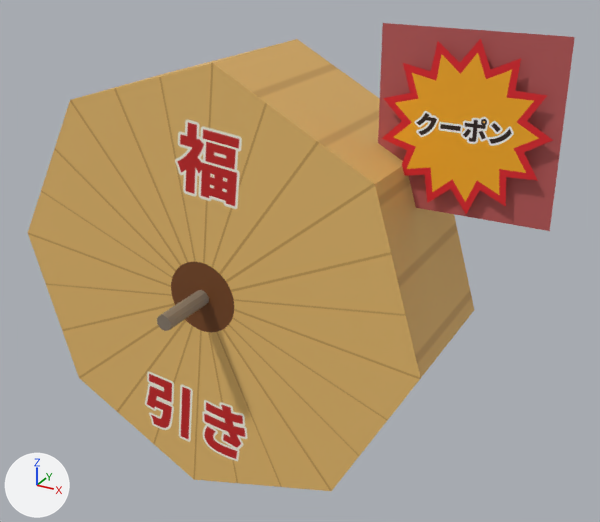
What one commit did to the glTF model public/presets/garagara/garagara_coupon_3d.glb.
The view is the same before and after, from a camera (50 mm lens) standing at (1.61, -2.47, 1.33) and looking at (0.28, -0.04, 0.11). The lights are fixed; the arrows at lower left show +X, +Y and +Z. The first picture is the older version. Vertices at exactly the same position are counted once.

Names of what the first picture shows: 'badge_クーポン', 'garagara_axle', 'garagara_drum'.
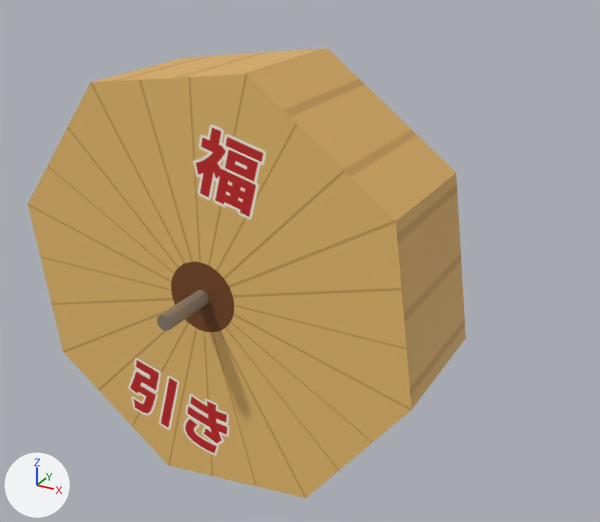
Where the newer file only moved an object's origin or applied its transform, the numbers keep the older frame.

Location of each change, (x1, y1, x2, y2) in pixels of the pictures (600 x 522 px):
'garagara_drum', turned: before (28, 39, 474, 491); after (28, 48, 466, 498)
'badge_クーポン', moved, rescaled (not visible afterwards): before (378, 23, 575, 231)

What changed in the scene script:
```text
Change me_plane_002:
    used by ob_badge_クーポン; location = (0.85, -0.06, 0.68)
    remove me_plane_002.from_pydata(...)  # 8 vertices, 12 faces; spans x -0.29..0.29, y 0.0..0.03, z -0.29..0.29
    add me_plane_002.from_pydata(...)  # 8 vertices, 12 faces; spans x -0.85, y -0.72, z -0.56
    me_plane_002 part 1: the whole mesh is scaled about its middle by (0.00164, 0.00117, 0.00164), then moved by (-0.85, -0.735, -0.56)
Change ob_garagara_drum:
    ob_garagara_drum.rotation_euler: (0.0, 0.105, 0.0) -> (0.0, 0.256, 0.0)  # degrees (0, 6, 0) -> degrees (0, 15, 0)
```
